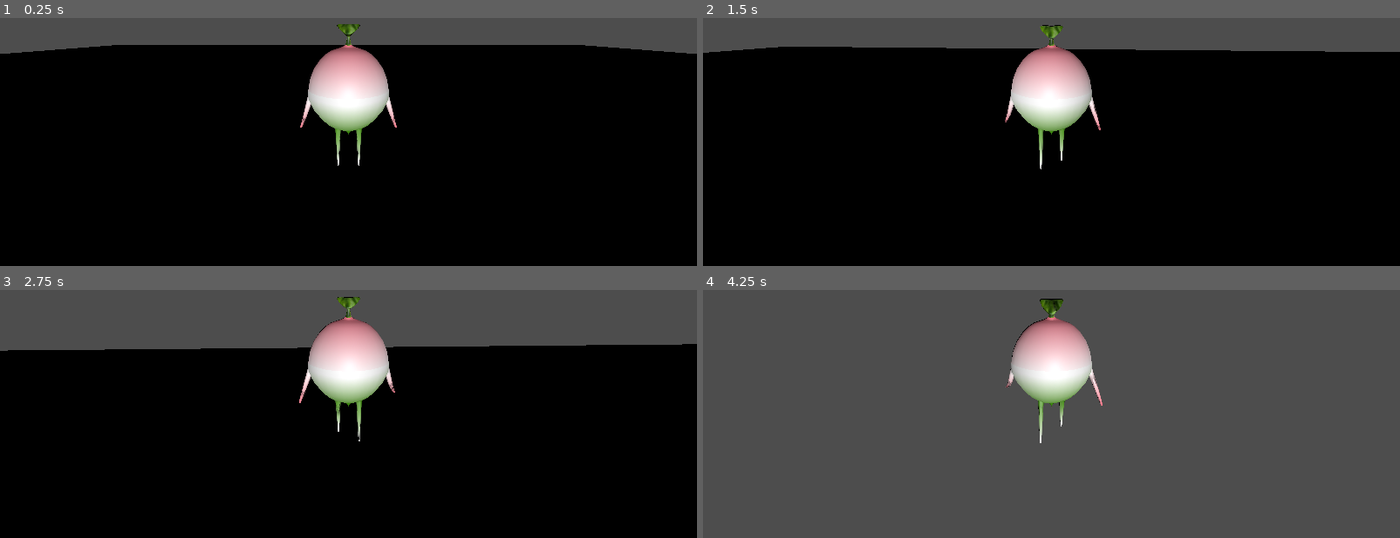
Above: before the commit, frames 1-4 (two rows, left to right).
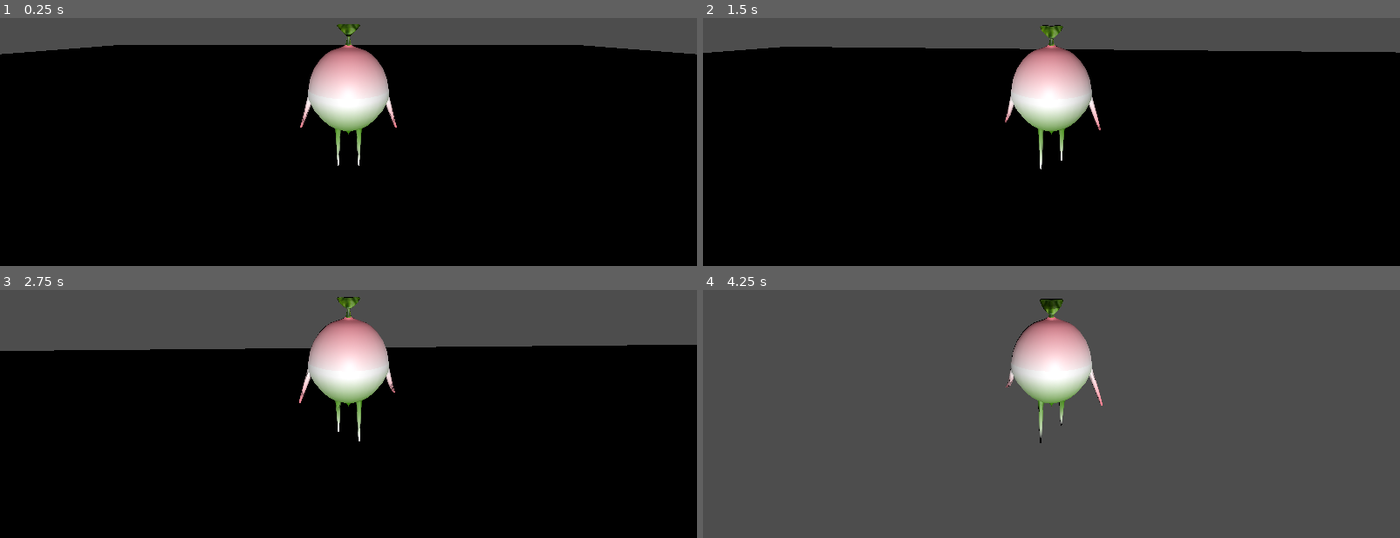
Above: after the commit, the same moments.

Repository: RushMaverick/ggj23
Game: Godot game, scene res://scenes/ground.tscn
The game is run twice, just before and just after one commit, with the same random seed, the same clock (stepped at 60 frames per second) and the same inputs.
Inputs (mouse positions are in pixels of both pictures, inside the frame that each line leads up to):
- Up to frame 1 (0.25 s): no input
- Up to frame 2 (1.5 s): move the mouse to (1086, 70) at 0.52 s; hold W (forward) from 0.53 s (still down); move the mouse to (1016, 72) at 1.27 s
- Up to frame 3 (2.75 s): keep holding W (forward); move the mouse to (362, 334) at 2.02 s
- Up to frame 4 (4.25 s): keep holding W (forward); move the mouse to (1044, 349) at 2.77 s; move the mouse to (1100, 347) at 3.52 s

The runs differ from the first frame. In frame 1, less than 0.1% of the frame differs, in the area x 0-100%, y 2-56%; in frame 2, less than 0.1%; in frame 3, 0.2%, in the area x 1-100%, y 3-62%; in frame 4, 0.1%.

Commit message:
Gave Player scene a collider in the form of a capsule, enemy can now see the player in a cylinder in front of it.

Diff:
--- a/scenes/Enemy.tscn
+++ b/scenes/Enemy.tscn
@@ -40,3 +40,4 @@
 mesh = SubResource("CylinderMesh_ox2ru")
 
 [connection signal="body_entered" from="Area3D" to="." method="_on_area_3d_body_entered"]
+[connection signal="body_exited" from="Area3D" to="." method="_on_area_3d_body_exited"]
--- a/scenes/Player.tscn
+++ b/scenes/Player.tscn
@@ -1,9 +1,11 @@
-[gd_scene load_steps=3 format=3 uid="uid://is8ejqknjbb2"]
+[gd_scene load_steps=4 format=3 uid="uid://is8ejqknjbb2"]
 
 [ext_resource type="PackedScene" uid="uid://djw8046jvwpi5" path="res://assets/turnip/turnip.glb" id="1_t55ud"]
 [ext_resource type="Script" path="res://scripts/Player.gd" id="2_jilhi"]
 
-[node name="Player" instance=ExtResource("1_t55ud")]
+[sub_resource type="CapsuleShape3D" id="CapsuleShape3D_gnklc"]
+
+[node name="Player" groups=["target_to_attack"] instance=ExtResource("1_t55ud")]
 script = ExtResource("2_jilhi")
 
 [node name="Turnip" parent="." index="0"]
@@ -26,3 +28,7 @@
 
 [node name="Camera3D" type="Camera3D" parent="." index="2"]
 transform = Transform3D(1, 0, 0, 0, 0.985639, 0.168868, 0, -0.168868, 0.985639, 0, 1.14174, 1.98253)
+
+[node name="CollisionShape3D" type="CollisionShape3D" parent="." index="3"]
+transform = Transform3D(0.6, 0, 0, 0, 0.6, 0, 0, 0, 0.6, 0, 0.58224, 0)
+shape = SubResource("CapsuleShape3D_gnklc")
--- a/scripts/Enemy.gd
+++ b/scripts/Enemy.gd
@@ -1,17 +1,23 @@
 extends CharacterBody3D
 
-@export var move_speed = 20
+@export var move_speed = 1
 
-@onready var cyl = $ShapeCast3D
+var target
+
+var body_pos
 
 func _physics_process(delta):
-	velocity = Vector3.FORWARD * move_speed * delta
-	velocity = velocity.rotated(Vector3.UP, rotation.y)
+	if target:
+		print(target.name)
+		look_at(target.position, Vector3.UP)
+		velocity = velocity.move_toward(Vector3.FORWARD * move_speed, delta)
+		#This just moves the enemy FORWARD, we need to give a new Vector3 to the enemy node based on the player's position
+	else:
+		velocity = Vector3.FORWARD * move_speed
 	move_and_slide()
 
-func _process(_delta):
-	for	body in get_tree().get_nodes_in_group("target_to_attack"):
-		var _body_pos = body.global_transform.origin
+func _on_area_3d_body_entered(body):
+	target = body
 
-func _on_area_3d_body_entered(body):
-	print(body)
+func _on_area_3d_body_exited(body):
+	target = null
Not shown: 1 places in scenes/Level.tscn that only renumber resources
